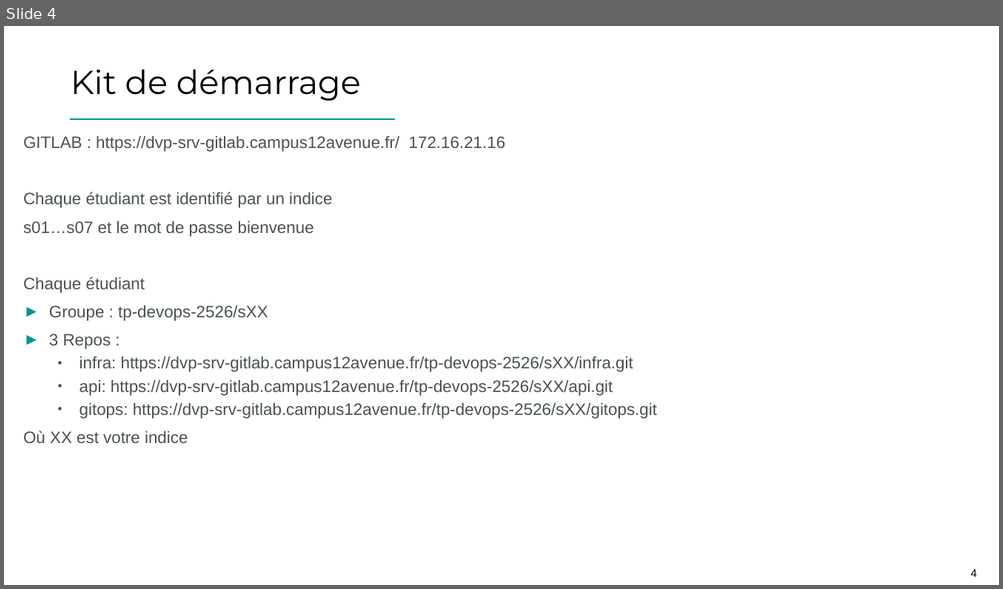
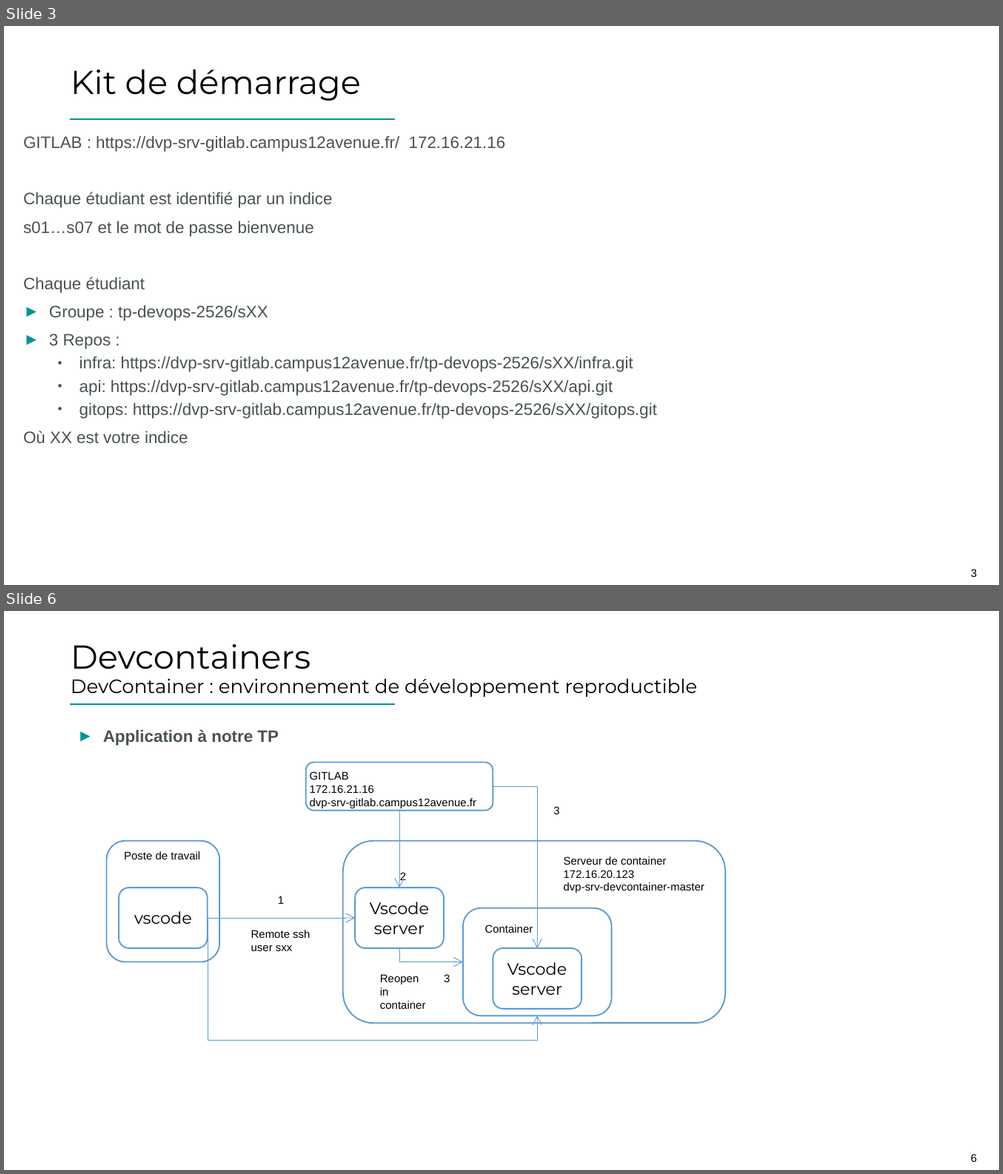
Before and after one commit to fkdy01/3IL_lab, a slide deck: Devops - option 2 Dev professionnel - 12-3il-2-PROMO 23 25-26.pptx. Shown one above the other, each under a label of ours: slide 4 before the commit, slides 3 and 6 after it; the slides between them are not shown. The pictures are 1003x589 and 1003x1174 pixels, drawn with LibreOffice and Linux fonts; fonts in the diff are those of the drawing; background and template pictures are left out. Boxes give left, top, right and bottom in pixels: in the first picture for what was removed or moved away, otherwise in the second. Text is boxed around its words. In the diff, an @@ line names an element or a change of style, - is before the commit and + after.

```diff
--- a/Devops - option 2 Dev professionnel - 12-3il-2-PROMO 23 25-26.pptx
+++ b/Devops - option 2 Dev professionnel - 12-3il-2-PROMO 23 25-26.pptx
@@ slide 6 added at (x1=4, y1=611, x2=999, y2=1170), background #FFFFFF; not listed: 3 template elements that a slide beside it also shows @@
@@ title added at (x1=71, y1=644, x2=697, y2=697), 14 pt, text #000000 @@
+Devcontainers
+DevContainer : environnement de développement reproductible
@@ text added at (x1=103, y1=729, x2=279, y2=746), 12 pt, text #485155, bold @@
+► Application à notre TP
@@ rounded rectangle added at (x1=305, y1=762, x2=492, y2=810), fill #FFFFFF, outline #5B9BD5 1 pt @@
@@ text added at (x1=310, y1=772, x2=476, y2=809), 8 pt, text #000000 @@
+GITLAB
+172.16.21.16
+dvp-srv-gitlab.campus12avenue.fr
@@ elbow arrow added from (492, 786) to (537, 948), #5B9BD5 0.5 pt @@
@@ text added at (x1=553, y1=806, x2=559, y2=815), 8 pt, text #000000 @@
+3
@@ arrow added from (399, 811) to (399, 888), #5B9BD5 0.5 pt @@
@@ rounded rectangle added at (x1=106, y1=840, x2=220, y2=962), fill #FFFFFF, outline #5B9BD5 1 pt @@
@@ text added at (x1=124, y1=851, x2=200, y2=860), 8 pt, text #000000 @@
+Poste de travail
@@ rounded rectangle added at (x1=343, y1=840, x2=725, y2=1022), fill #FFFFFF, outline #5B9BD5 1 pt @@
@@ text added at (x1=400, y1=872, x2=406, y2=883), 8 pt, text #000000 @@
+2
@@ text added at (x1=563, y1=857, x2=705, y2=893), 8 pt, text #000000 @@
+Serveur de container
+172.16.20.123
+dvp-srv-devcontainer-master
@@ rounded rectangle added at (x1=119, y1=888, x2=207, y2=948), fill #FFFFFF, outline #5B9BD5 1 pt, 12 pt, text #000000 @@
+vscode
@@ text added at (x1=278, y1=896, x2=284, y2=904), 8 pt, text #000000 @@
+1
@@ rounded rectangle added at (x1=355, y1=888, x2=444, y2=948), fill #FFFFFF, outline #5B9BD5 1 pt, 12 pt, text #000000 @@
+Vscode
+server
@@ arrow added from (207, 918) to (355, 918), #5B9BD5 0.5 pt @@
@@ elbow arrow added from (207, 918) to (537, 1016), #5B9BD5 0.5 pt @@
@@ rounded rectangle added at (x1=463, y1=908, x2=611, y2=1016), fill #FFFFFF, outline #5B9BD5 1 pt @@
@@ text added at (x1=251, y1=930, x2=310, y2=951), 8 pt, text #000000 @@
+Remote ssh
+user sxx
@@ text added at (x1=485, y1=925, x2=533, y2=933), 8 pt, text #000000 @@
+Container
@@ elbow arrow added from (399, 948) to (463, 962), #5B9BD5 0.5 pt @@
@@ rounded rectangle added at (x1=492, y1=948, x2=581, y2=1009), fill #FFFFFF, outline #5B9BD5 1 pt, 12 pt, text #000000 @@
+Vscode
+server
@@ text added at (x1=380, y1=974, x2=426, y2=1009), 8 pt, text #000000 @@
+Reopen
+in
+container
@@ text added at (x1=444, y1=974, x2=449, y2=982), 8 pt, text #000000 @@
+3
@@ what was slide 4 is now slide 3 @@
@@ page number at (x1=970, y1=569, x2=976, y2=577): text changed @@
-4
+3
```
Also in this commit, not shown: 2 slides changed, 4 other slides added, 2 slides removed.
